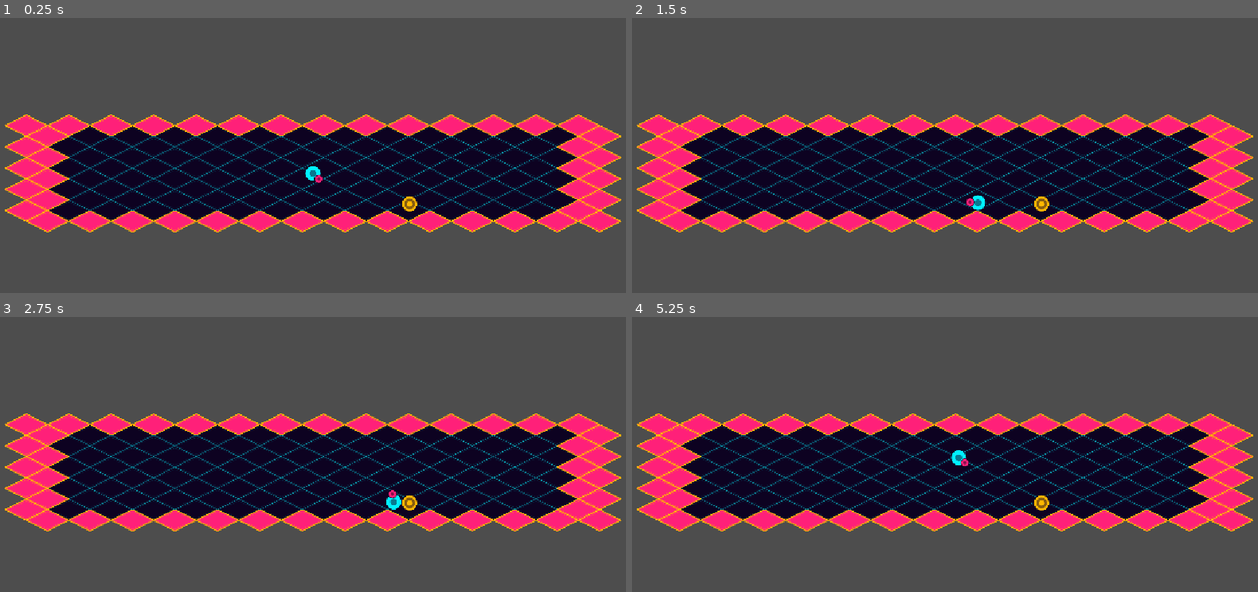
Above: before the commit, frames 1-4 (two rows, left to right).
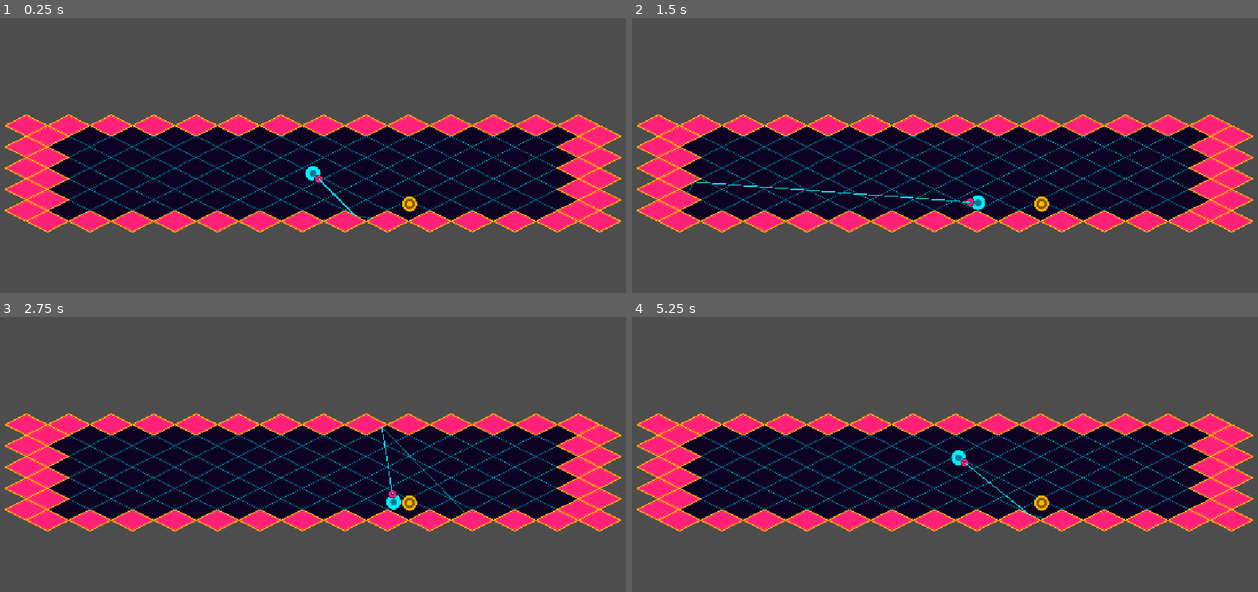
Above: after the commit, the same moments.

Repository: valeroman/Discus-Maximus
Game: Godot game, scene res://levels/test_arena.tscn
Two runs of this game, one before a commit and one after it. Both use one fixed random seed, a clock stepped at 60 frames per second and the inputs below. The project has no main scene, so this scene is started directly.
Inputs (mouse positions are in pixels of both pictures, inside the frame that each line leads up to):
- Up to frame 1 (0.25 s): no input
- Up to frame 2 (1.5 s): tap Enter at 0.5 s; move the mouse to (1082, 155) at 0.52 s; hold D (move_right) 0.53-1.28 s; hold Shift (block) 0.53-1.28 s; move the mouse to (819, 191) at 1.27 s; hold S (move_down) from 1.28 s (still down); tap Space (dash) at 1.35 s
- Up to frame 3 (2.75 s): tap Space (dash) at 2 s; move the mouse to (375, 394) at 2.02 s; release S (move_down) at 2.03 s; hold D (move_right) from 2.03 s (still down); right-click (375, 394) at 2.1 s
- Up to frame 4 (5.25 s): move the mouse to (913, 545) at 2.77 s; release D (move_right) at 2.78 s; hold W (move_up) 2.78-3.53 s; click (913, 545) at 2.85 s; move the mouse to (1139, 526) at 3.52 s; hold Shift (block) 3.53-4.28 s; hold A (move_left) 3.53-5.03 s; move the mouse to (750, 418) at 4.27 s; tap Space (dash) at 4.35 s; move the mouse to (976, 473) at 5.02 s; hold S (move_down) from 5.03 s (still down); right-click (976, 473) at 5.1 s

The runs differ from the first frame. In frame 1, less than 0.1% of the frame differs, in the area x 50-60%, y 58-74%; in frame 2, 0.2%, in the area x 8-55%, y 59-68%; in frame 3, 0.1%; in frame 4, less than 0.1%.
Error before the commit: Parse Error: Cannot infer the type of "to" variable because the value doesn't have a set type. (res://entities/player/aim_preview.gd:37)

Commit message:
feat: Update aim preview status to 'Implemented' and refine raycast calculation

Diff:
--- a/entities/player/aim_preview.gd
+++ b/entities/player/aim_preview.gd
@@ -34,6 +34,6 @@
 	segment2.points = PackedVector2Array([to_local(end1), to_local(end2)])
 
 func _cast(space_state: PhysicsDirectSpaceState2D, from: Vector2, direction: Vector2, mask: int, exclude: Array) -> Dictionary:
-	var to := from + direction * player.disc.stats.aim_preview_max_distance
+	var to: Vector2 = from + direction * player.disc.stats.aim_preview_max_distance
 	var query := PhysicsRayQueryParameters2D.create(from, to, mask, exclude)
 	return space_state.intersect_ray(query)
Not shown, added: entities/player/aim_preview.gd.uid
Not shown, changed: docs/tasks.md
Not shown, changed: specs/16-preview-punteria-rebote.md
